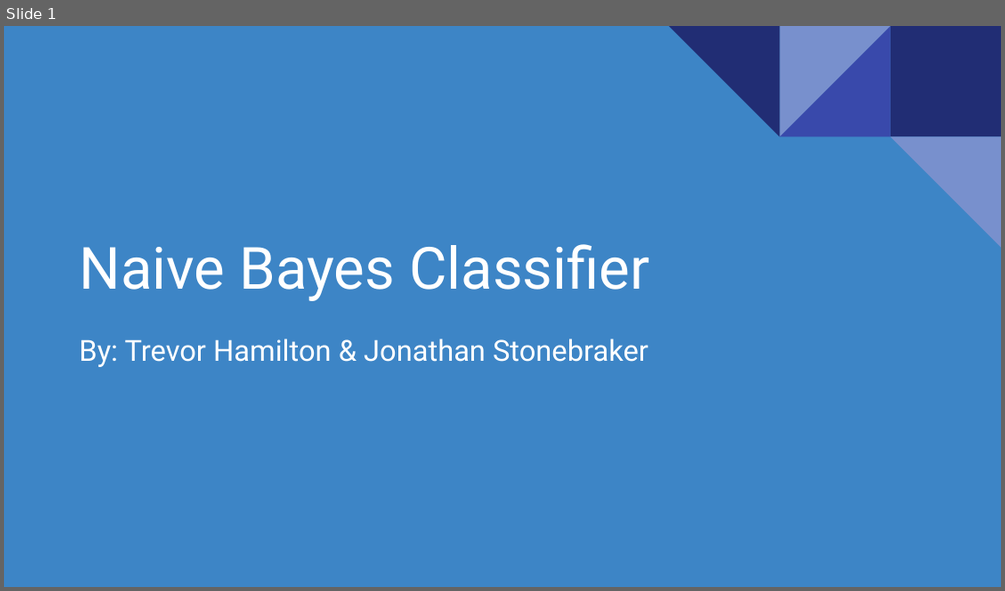
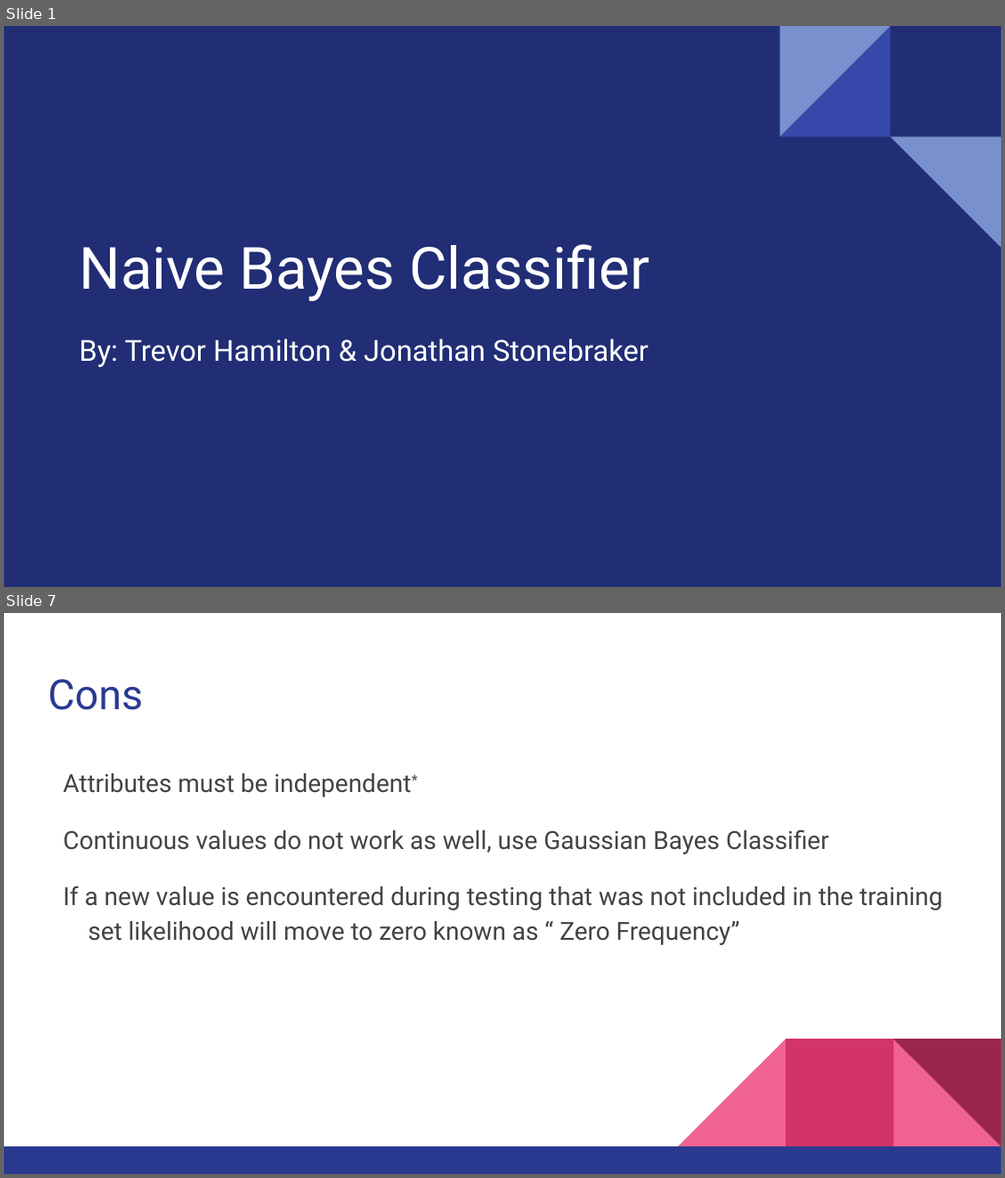
Before and after one commit to hamiltontj/NaiveBayes, a slide deck: doc/Presentation.pptx. Shown one above the other, each under a label of ours: slide 1 before the commit, slides 1 and 7 after it; the slides between them are not shown. The pictures are 1005x591 and 1005x1178 pixels, drawn with LibreOffice and Linux fonts; fonts in the diff are those of the drawing. Boxes give left, top, right and bottom in pixels: in the first picture for what was removed or moved away, otherwise in the second. Text is boxed around its words. In the diff, an @@ line names an element or a change of style, - is before the commit and + after.

```diff
--- a/doc/Presentation.pptx
+++ b/doc/Presentation.pptx
@@ slide 7 added at [4, 613, 1001, 1174], background #FFFFFF @@
@@ title added at [48, 679, 143, 710], 30 pt, text #2A3990 @@
+Cons
@@ text added at [63, 773, 942, 945], 18 pt, text #434343 @@
+Attributes must be independent*
+Continuous values do not work as well, use Gaussian Bayes Classifier
+If a new value is encountered during testing that was not included in the training set likelihood will move to zero known as “ Zero Frequency”
@@ group added at [4, 1038, 1001, 1174]: 3 right triangles, 2 rectangles @@
@@ slide 1 changed as well @@
@@ background #3D85C6 to #212D74 @@
@@ rectangle removed at [890, 26, 1001, 136] @@
```
Also in this commit, not shown: 28 other slides added, 9 slides removed, 27 other files.
